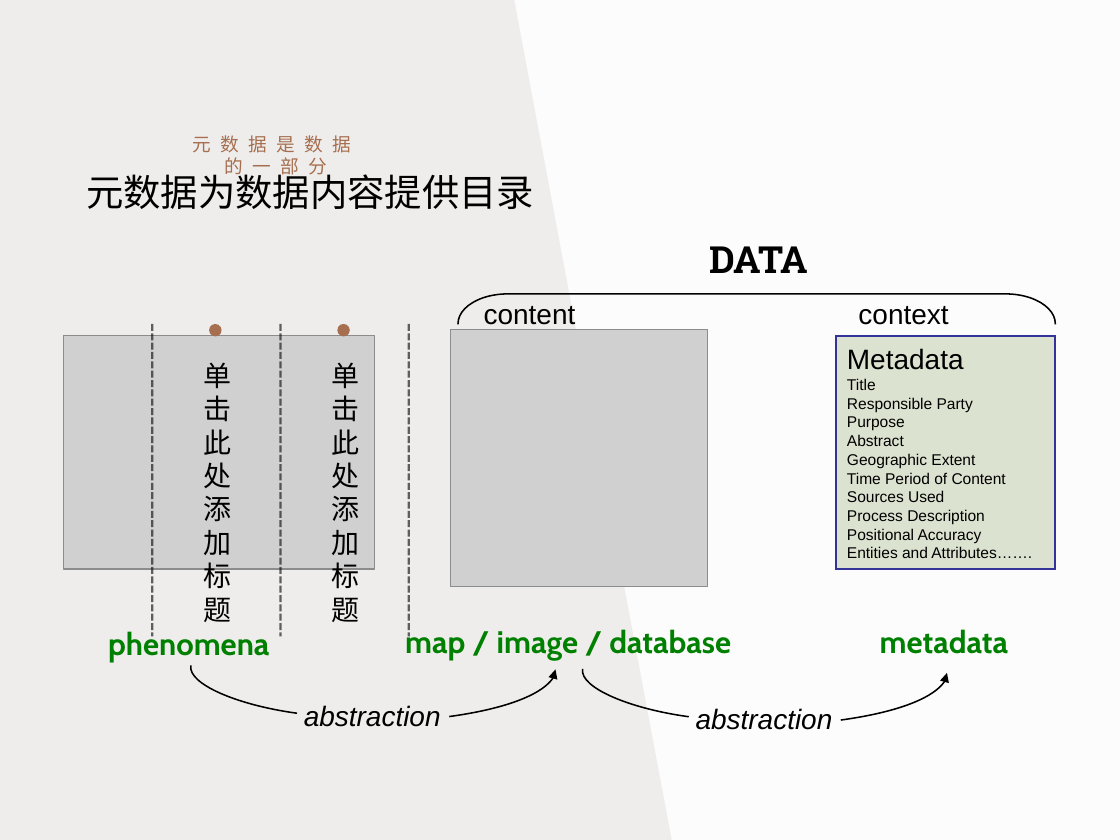
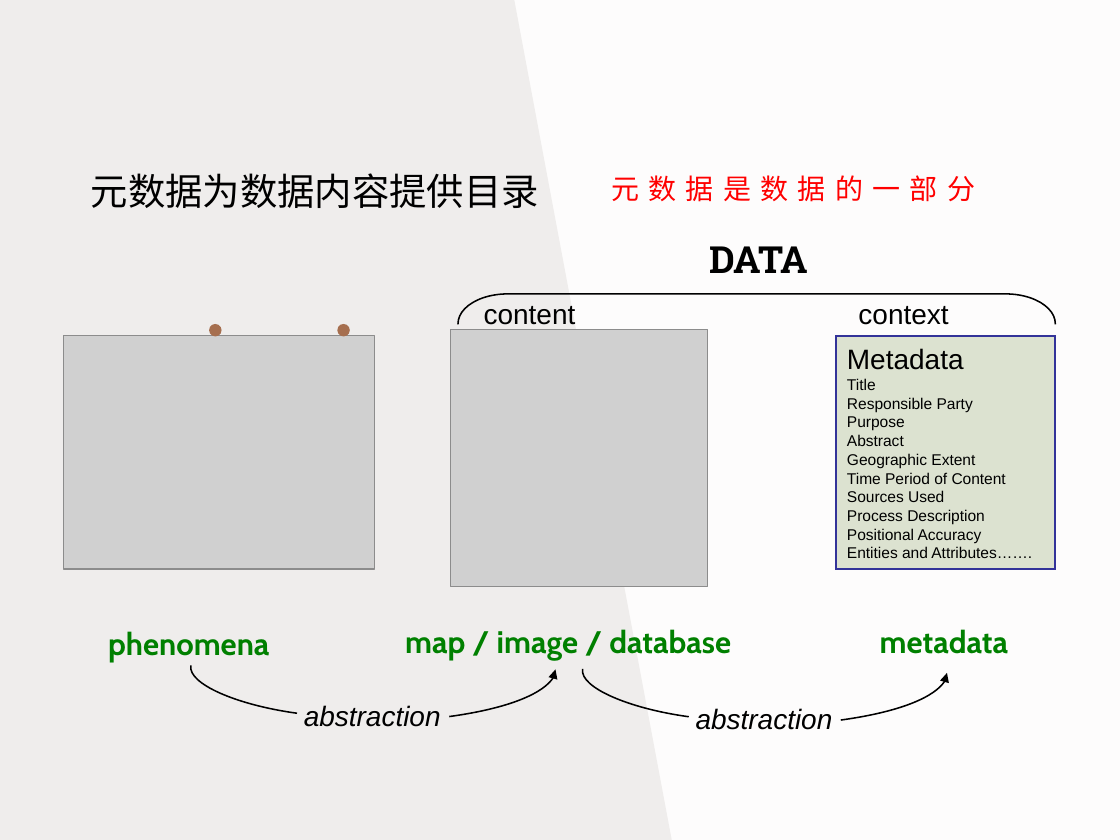
Before and after one commit to GZC201314/bsmService, a slide deck: slide 9 of src/main/resources/文献综述.pptx. Drawn at 1120x840 pixels with LibreOffice and Linux fonts; fonts in the diff are those of the drawing; grey boxes stand for pictures; background and template pictures are left out. Boxes give left, top, right and bottom in pixels: in the first picture for what was removed or moved away, otherwise in the second. Text is boxed around its words. In the diff, an @@ line names an element or a change of style, - is before the commit and + after.

```diff
--- a/src/main/resources/文献综述.pptx
+++ b/src/main/resources/文献综述.pptx
@@ text "元数据为数据内容提供目录" rewrapped from [86, 168, 534, 209] to [91, 173, 539, 208] @@
@@ text "元数据是数据的一部分": place and size @@
-text "元数据是数据的一部分" at [192, 135, 351, 179]
+text "元数据是数据的一部分" at [611, 175, 975, 202]
@@ text "元数据是数据的一部分" at [611, 175, 975, 202]: size 12 to 18 pt, text colour #A66F4F to #FF0000 @@
@@ line removed from (152, 324) to (152, 636) @@
@@ line removed from (280, 324) to (280, 636) @@
@@ line removed from (409, 324) to (409, 636) @@
@@ text removed at [203, 363, 231, 622] @@
-单击此处添加标题
@@ text removed at [331, 363, 359, 622] @@
-单击此处添加标题
```
Also in this commit, not shown: 7 other slides changed, 2 slides added, 4 other files.
